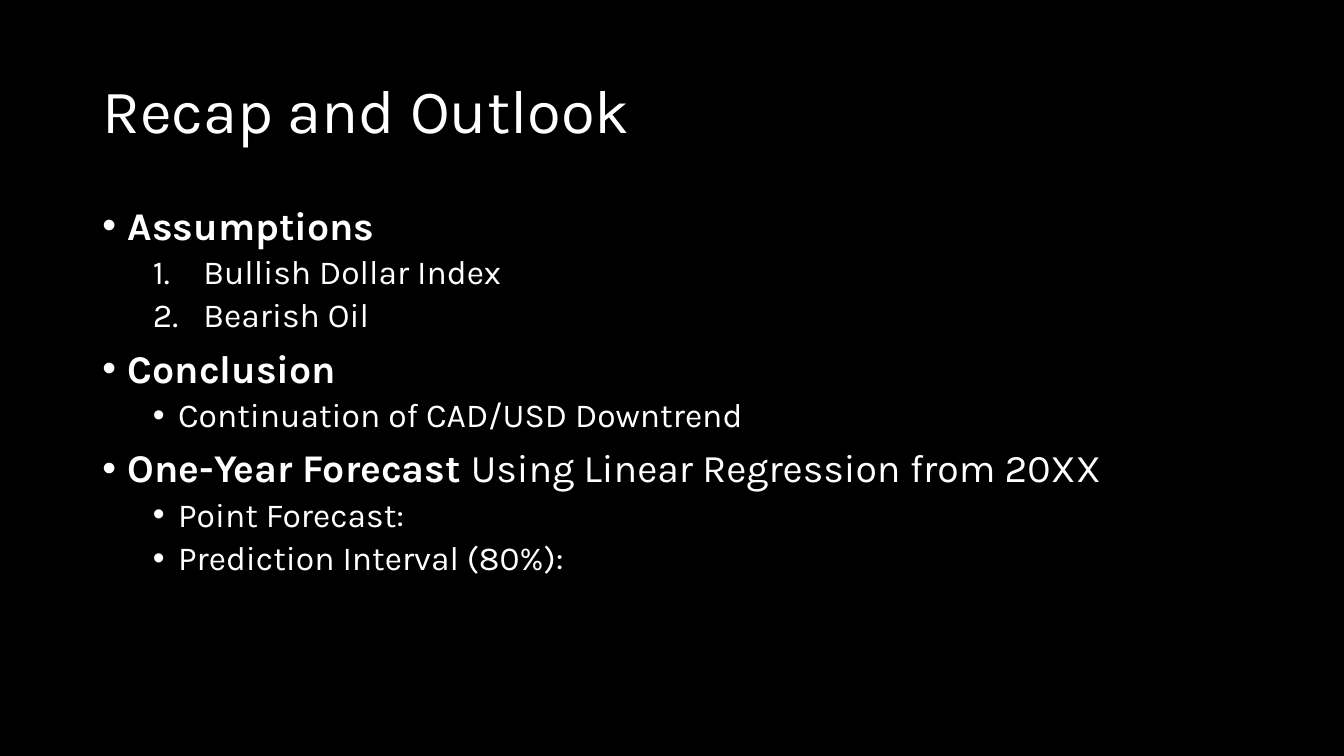
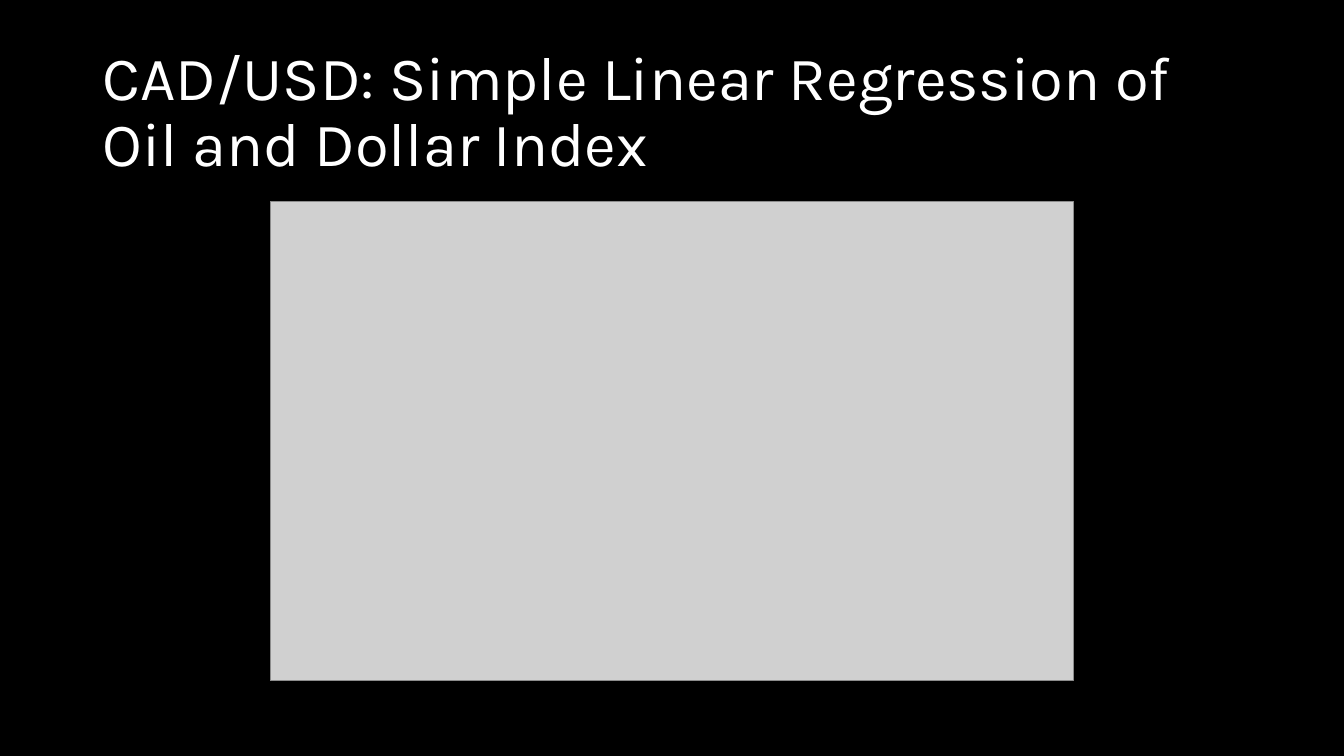
Before and after one commit to mahdi-ghafarian/time-series, a slide deck: slide 9 of borderland/1-cadusd/Presentation/CADUSD.pptx (slide 12 before the commit). Drawn at 1344x756 pixels with LibreOffice and Linux fonts; fonts in the diff are those of the drawing; grey boxes stand for pictures. Boxes give left, top, right and bottom in pixels: in the first picture for what was removed or moved away, otherwise in the second. Text is boxed around its words. In the diff, an @@ line names an element or a change of style, - is before the commit and + after.

```diff
--- a/borderland/1-cadusd/Presentation/CADUSD.pptx
+++ b/borderland/1-cadusd/Presentation/CADUSD.pptx
@@ title at [102, 55, 1170, 167]: text changed @@
-Recap and Outlook
+CAD/USD: Simple Linear Regression of Oil and Dollar Index
@@ picture added at [270, 202, 1074, 682] @@
@@ text removed at [128, 212, 1101, 574] @@
-• Assumptions
-  1. Bullish Dollar Index
-  2. Bearish Oil
-• Conclusion
-  • Continuation of CAD/USD Downtrend
-• One-Year Forecast Using Linear Regression from 20XX
-  • Point Forecast:
-  • Prediction Interval (80%):
```
Also in this commit, not shown: 1 other slide changed, 22 slides added, 11 slides removed, 7 other files.
